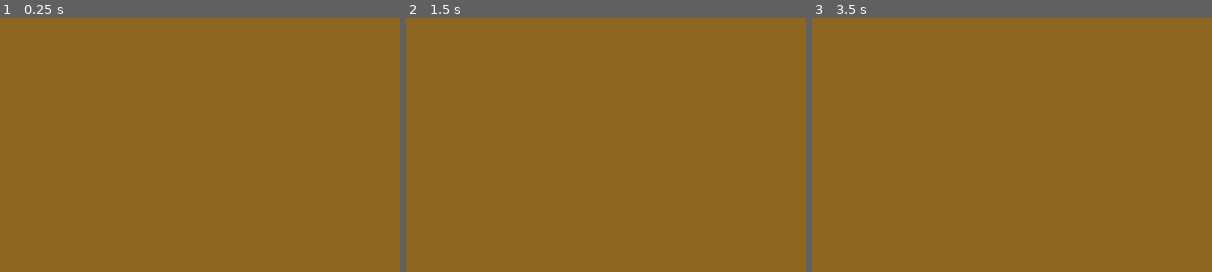
Above: before the commit, frames 1-3 (left to right).
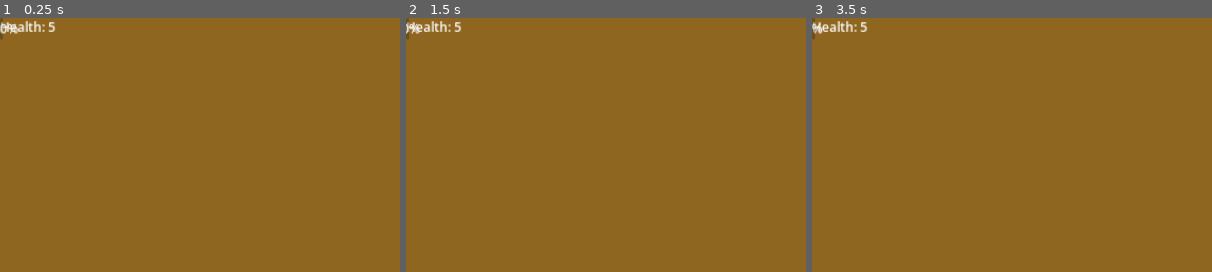
Above: after the commit, the same moments.

Repository: Josiassejod1/ChainSawMan
Game: Godot game, scene res://scenes/Main.tscn
Two runs of this game, one before a commit and one after it. Both use one fixed random seed, a clock stepped at 60 frames per second and the inputs below.
Inputs:
- Up to frame 1 (0.25 s): no input
- Up to frame 2 (1.5 s): tap Enter (ui_accept) at 0.5 s; hold Enter (ui_accept) 0.53-1.28 s; hold Right (ui_right) from 0.53 s (still down); tap Space (space) at 1.35 s
- Up to frame 3 (3.5 s): tap Enter (ui_accept) at 1.52, 1.55, 1.82, 3.02, 3.05, 3.32 s; release Right (ui_right) at 2.03 s; hold Left (ui_left) 2.03-2.78 s; hold Enter (ui_accept) 2.03-2.78 s; hold Right (ui_right) from 2.78 s (still down); tap Space (space) at 2.85 s
The pictures show only the part of the screen within x 0-50%, y 0-50%; the shares and areas given below are measured in that part.

The runs differ from the first frame. In frame 1, 0.4% of the frame differs, in the area x 0-14%, y 0-9%; in frame 2, 0.4%; in frame 3, 0.4%.

Commit message:
health bar

Diff:
--- a/scenes/Main.tscn
+++ b/scenes/Main.tscn
@@ -1,11 +1,13 @@
-[gd_scene load_steps=3 format=3 uid="uid://cgaxo6mv3dg7b"]
+[gd_scene load_steps=4 format=3 uid="uid://cgaxo6mv3dg7b"]
 
+[ext_resource type="Script" path="res://scenes/main.gd" id="1_aj7i5"]
 [ext_resource type="PackedScene" uid="uid://c0ok2qiubykho" path="res://scenes/player.tscn" id="2_i77ks"]
 
 [sub_resource type="RectangleShape2D" id="RectangleShape2D_o47xe"]
 size = Vector2(1001, 66)
 
 [node name="Main" type="Node"]
+script = ExtResource("1_aj7i5")
 
 [node name="ColorRect" type="ColorRect" parent="."]
 custom_minimum_size = Vector2(1000, 700)
@@ -21,3 +23,13 @@
 [node name="CollisionShape2D" type="CollisionShape2D" parent="StaticBody2D"]
 position = Vector2(499.5, 664)
 shape = SubResource("RectangleShape2D_o47xe")
+
+[node name="HealthBarLabel" type="Label" parent="."]
+offset_right = 40.0
+offset_bottom = 23.0
+
+[node name="HealthBarProgress" type="ProgressBar" parent="."]
+offset_right = 4.0
+offset_bottom = 27.0
+max_value = 5.0
+step = 1.0
--- /dev/null
+++ b/scenes/main.gd
@@ -0,0 +1,27 @@
+extends Node
+
+const MAX_HEALTH = 5
+var health = MAX_HEALTH
+# Called when the node enters the scene tree for the first time.
+func _ready():
+	set_health_label()
+	$HealthBarProgress.max_value = MAX_HEALTH
+	set_health_bar()
+
+func _input(event):
+	if event.is_action_pressed("ui_accept"):
+		damage()
+# Called every frame. 'delta' is the elapsed time since the previous frame.
+func _process(delta):
+	pass
+func damage():
+	health -= 1
+	if health < 0:
+		health = MAX_HEALTH
+	set_health_bar()
+
+func set_health_bar():
+	$HealthBarProgress.value = health
+
+func set_health_label():
+	$HealthBarLabel.text = "Health: %s" % health
